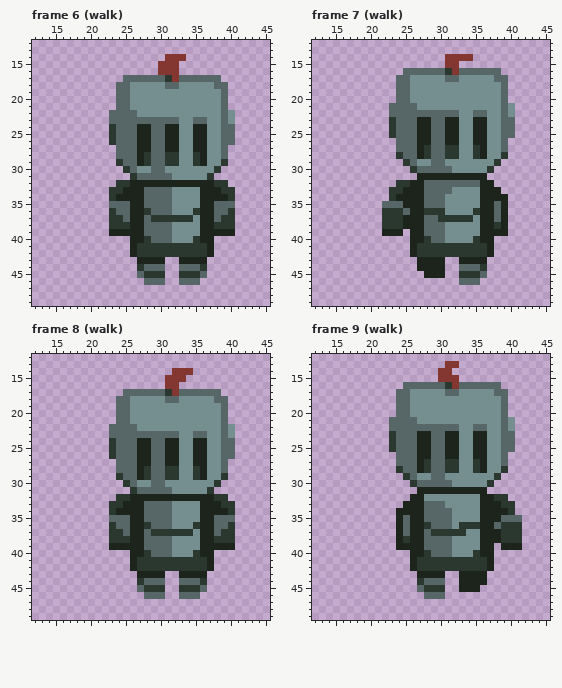
File history of a pixel-art file, Dimension Deck/Assets_Aesprite/Sprites/player/knight/down-knight.aseprite. That is the earlier state.
64x64 pixels, 17 frames. Colours within 5 levels of each other are drawn and written as one. Shown: frame 6 (walk): x 12..45, y 12..49; frame 7 (walk): x 12..45, y 12..49; frame 8 (walk): x 12..45, y 12..49; frame 9 (walk): x 12..45, y 12..49. The commit also changed other frames, which this record leaves out.
New version:
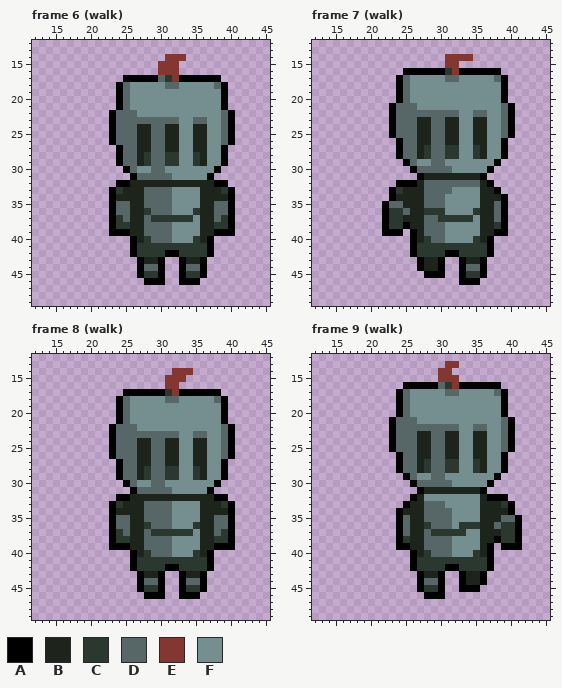
Palette (. is transparent): A #000000  B #1d241b  C #2b382f  D #576667  E #843730  F #758e90
Difference:
Changed rows in their new state; - is an unchanged pixel.
Frame 6 (walk):
first column x 23:
17 --AAAAA---AAAAAA--
18 -A--------------A-
19 -A--------------A-
20 -A--------------A-
21 -A--------------A-
22 A----------------A
23 A----------------A
24 A----------------A
25 A----------------A
26 A----------------A
27 -A--------------A-
28 -A--------------A-
29 -A--------------A-
30 --A------------A--
31 ---A----------A---
32 -AA------------AA-
33 A----------------A
34 A----------------A
35 A----------------A
36 A----------------A
37 A----------------A
38 A----------------A
39 AAA------------AAA
40 ---A----------A---
41 ---A----------A---
42 ---A----AA----A---
43 ----A--A--A--A----
44 ----A--A--A--A----
45 ----A--A--A--A----
46 -----AAA--AAA-----
Frame 7 (walk):
first column x 22:
16 ---AAAAAA--AAAAAA--
17 --A--------------A-
18 --A--------------A-
19 --A--------------A-
20 --A--------------A-
21 -A----------------A
22 -A----------------A
23 -A----------------A
24 -A----------------A
25 -A----------------A
26 --A--------------A-
27 --A--------------A-
28 --A--------------A-
29 ---A------------A--
30 ----A----------A---
31 -----A--------A----
32 --AAA----------A---
33 -A--------------A--
34 -A---------------A-
35 A----------------A-
36 A----------------A-
37 A----------------A-
38 A--A-------------A-
39 AAA-A-----------AA-
40 ----A----------A---
41 ----A----------A---
42 ----A----AA----A---
43 -----A--A--A--A----
44 -----A--A--A--A----
45 ------AAA--A--A----
46 -----------AAA-----
Frame 8 (walk):
first column x 23:
17 --AAAAAA--AAAAAA--
18 -A--------------A-
19 -A--------------A-
20 -A--------------A-
21 -A--------------A-
22 A----------------A
23 A----------------A
24 A----------------A
25 A----------------A
26 A----------------A
27 -A--------------A-
28 -A--------------A-
29 -A--------------A-
30 --A------------A--
31 ---A----------A---
32 -AA------------AA-
33 A----------------A
34 A----------------A
35 A----------------A
36 A----------------A
37 A----------------A
38 A----------------A
39 AAA------------AAA
40 ---A----------A---
41 ---A----------A---
42 ---A----AA----A---
43 ----A--A--A--A----
44 ----A--A--A--A----
45 ----A--A--A--A----
46 -----AAA--AAA-----
Frame 9 (walk):
first column x 23:
16 --AAAAA---AAAAAA---
17 -A--------------A--
18 -A--------------A--
19 -A--------------A--
20 -A--------------A--
21 A----------------A-
22 A----------------A-
23 A----------------A-
24 A----------------A-
25 A----------------A-
26 -A--------------A--
27 -A--------------A--
28 -A--------------A--
29 --A------------A---
30 ---A----------A----
31 ----A--------A-----
32 ---A----------AAA--
33 --A--------------A-
34 -A---------------A-
35 -A----------------A
36 -A----------------A
37 -A----------------A
38 -A-------------A--A
39 -AA-----------A-AAA
40 ---A----------A----
41 ---A----------A----
42 ---A----AA----A----
43 ----A--A--A--A-----
44 ----A--A--A--A-----
45 ----A--A--AAA------
46 -----AAA-----------
Changed places in both pictures, as pixel boxes (x1, y1, x2, y2):
changed: (109, 75, 235, 285)
changed: (382, 68, 515, 285)
changed: (109, 389, 235, 599)
changed: (389, 382, 522, 599)
